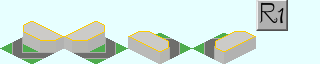
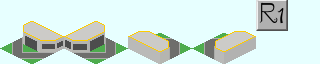
Revision of a layered 320 x 64 image; what changed, layer by layer:
removed layer "クリップボード #3" over (65, 35, 104, 51)
removed layer "クリップボード #1" over (65, 35, 104, 51)
removed layer "クリップボード" over (65, 35, 104, 51)
painted on "Simple_Station_Base.png" over (25, 35, 104, 51)
